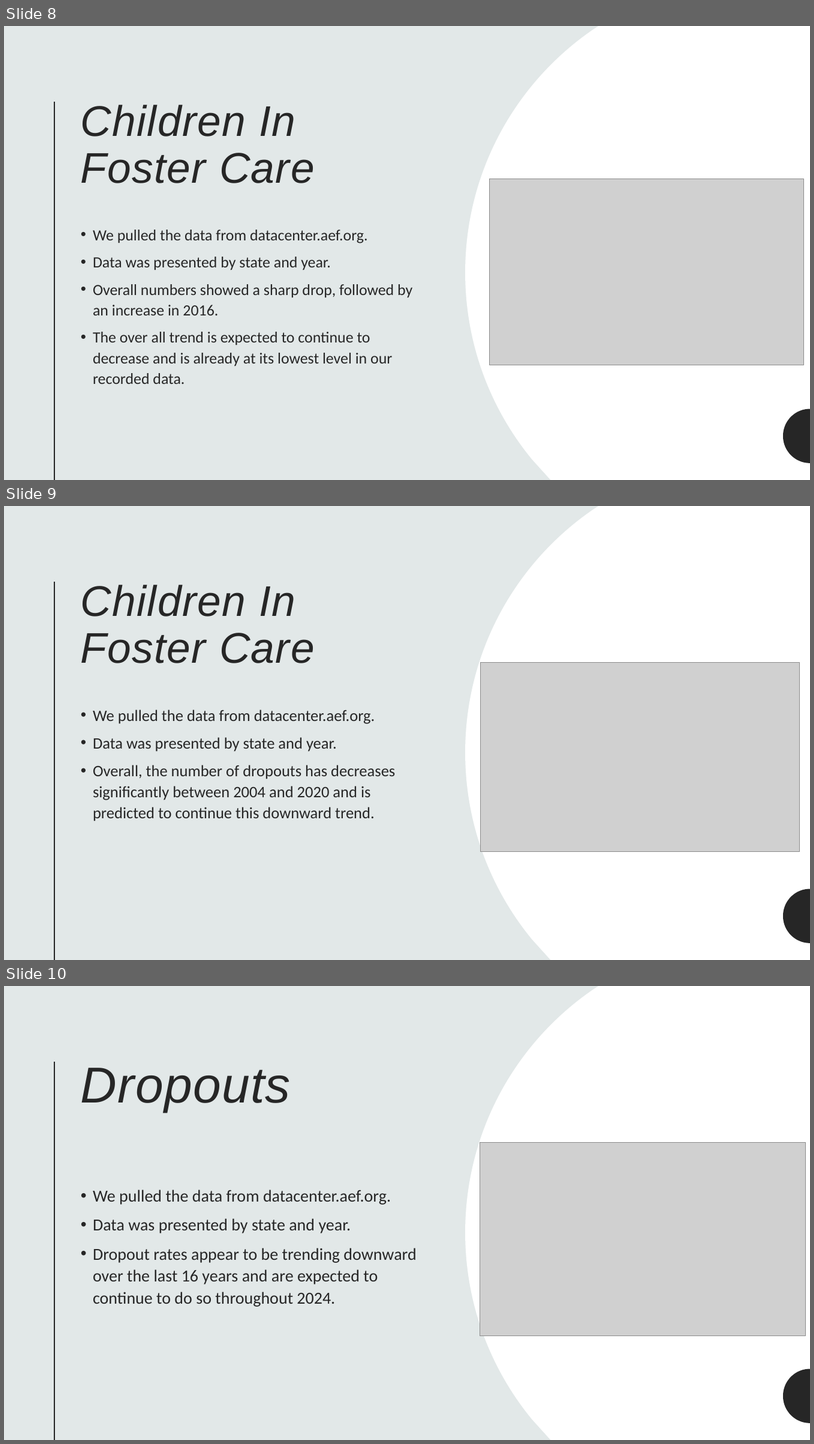
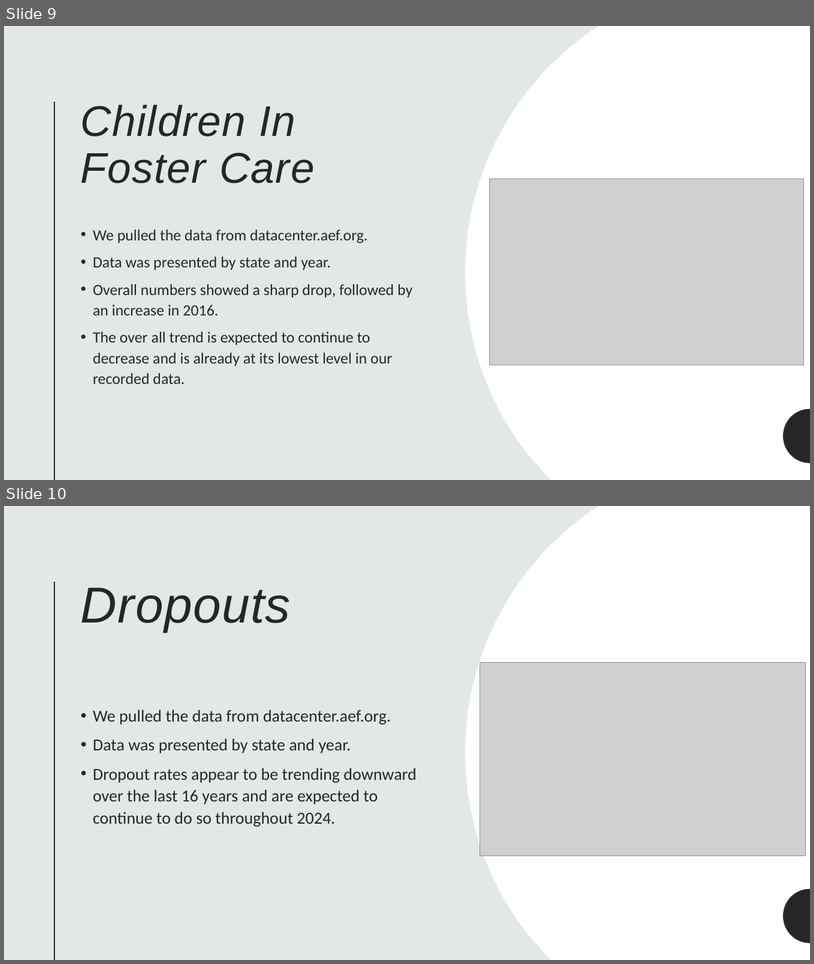
Before and after one commit to lordegraves/exploring_data_in_foster_care, a slide deck: Resources/Project1_Presentation.pptx. Shown one above the other, each under a label of ours: slides 8, 9 and 10 before the commit, slides 9 and 10 after it. The pictures are 814x1444 and 814x964 pixels, drawn with LibreOffice and Linux fonts; fonts in the diff are those of the drawing; grey boxes stand for pictures. Boxes give left, top, right and bottom in pixels: in the first picture for what was removed or moved away, otherwise in the second. Text is boxed around its words. In the diff, an @@ line names an element or a change of style, - is before the commit and + after.

```diff
--- a/Resources/Project1_Presentation.pptx
+++ b/Resources/Project1_Presentation.pptx
@@ slide 9 removed at (x1=4, y1=506, x2=810, y2=960), background #E2E8E8; not listed: 1 template element that a slide beside it also shows @@
@@ rectangle removed at (x1=4, y1=506, x2=810, y2=960) @@
@@ freeform shape removed at (x1=465, y1=506, x2=810, y2=960) @@
@@ line removed from (54, 582) to (54, 960) @@
@@ title removed at (x1=81, y1=585, x2=315, y2=663) @@
-Children In Foster Care
@@ picture removed at (x1=482, y1=663, x2=801, y2=852) @@
@@ text removed at (x1=93, y1=709, x2=395, y2=821) @@
-• We pulled the data from datacenter.aef.org.
-• Data was presented by state and year.
-• Overall, the number of dropouts has decreases significantly between 2004 and 2020 and is predicted to continue this downward trend.
@@ freeform shape removed at (x1=784, y1=888, x2=810, y2=943) @@
@@ what was slide 8 is now slide 9 @@
```
Also in this commit, not shown: 3 slides changed, 1 slide added.
